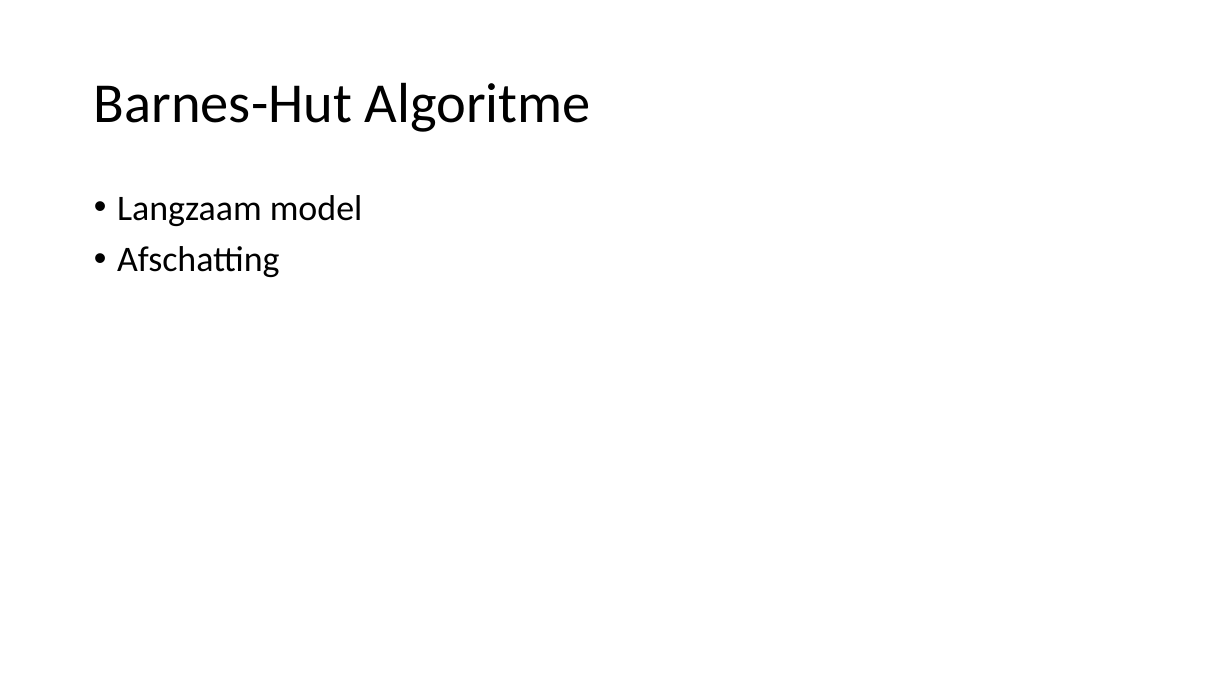
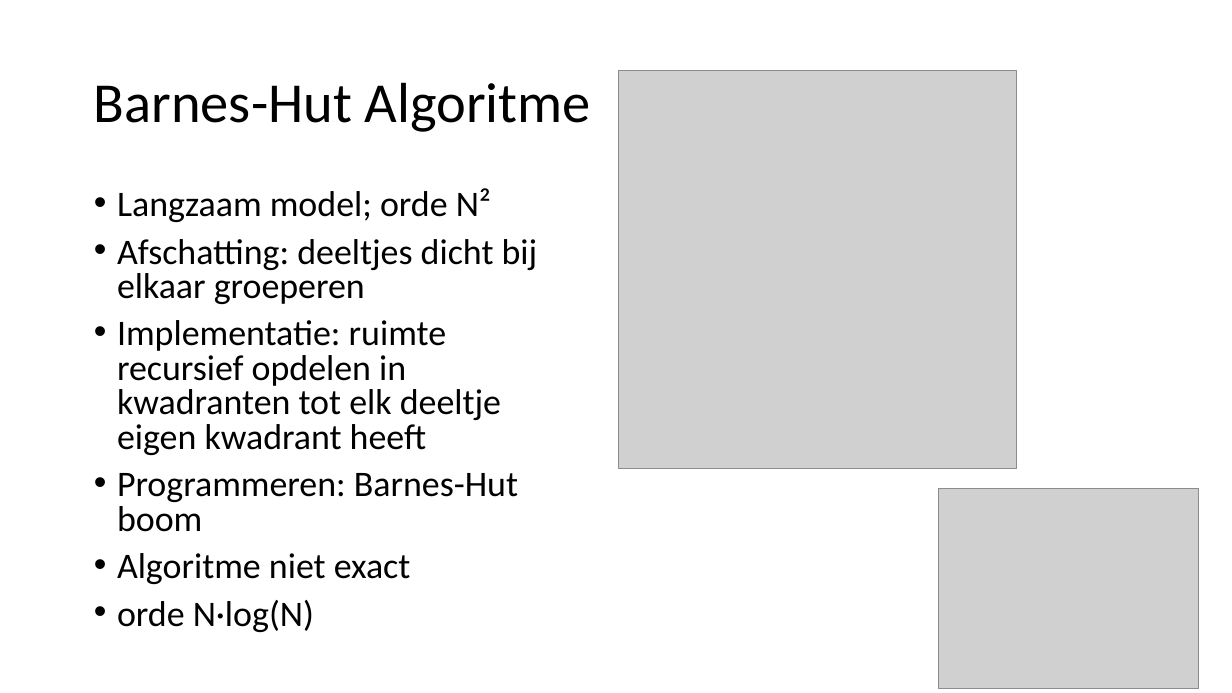
Before and after one commit to CBarendrecht/mod2b, a slide deck: slide 6 of Presentatie/Presentatie.pptx. Drawn at 1232x693 pixels with LibreOffice and Linux fonts; fonts in the diff are those of the drawing; grey boxes stand for pictures. Boxes give left, top, right and bottom in pixels: in the first picture for what was removed or moved away, otherwise in the second. Text is boxed around its words. In the diff, an @@ line names an element or a change of style, - is before the commit and + after.

Commit message:
PPT barnes hut tekst

```diff
--- a/Presentatie/Presentatie.pptx
+++ b/Presentatie/Presentatie.pptx
@@ picture added at [619,71,1017,469] @@
@@ text at [117,188,538,632]: text changed @@
-• Langzaam model
-• Afschatting
+• Langzaam model; orde N²
+• Afschatting: deeltjes dicht bij elkaar groeperen
+• Implementatie: ruimte recursief opdelen in kwadranten tot elk deeltje eigen kwadrant heeft
+• Programmeren: Barnes-Hut boom
+• Algoritme niet exact
+• orde N·log(N)
@@ picture added at [939,488,1200,689] @@
```
Also in this commit, not shown: 1 slide added, 1 other file.
